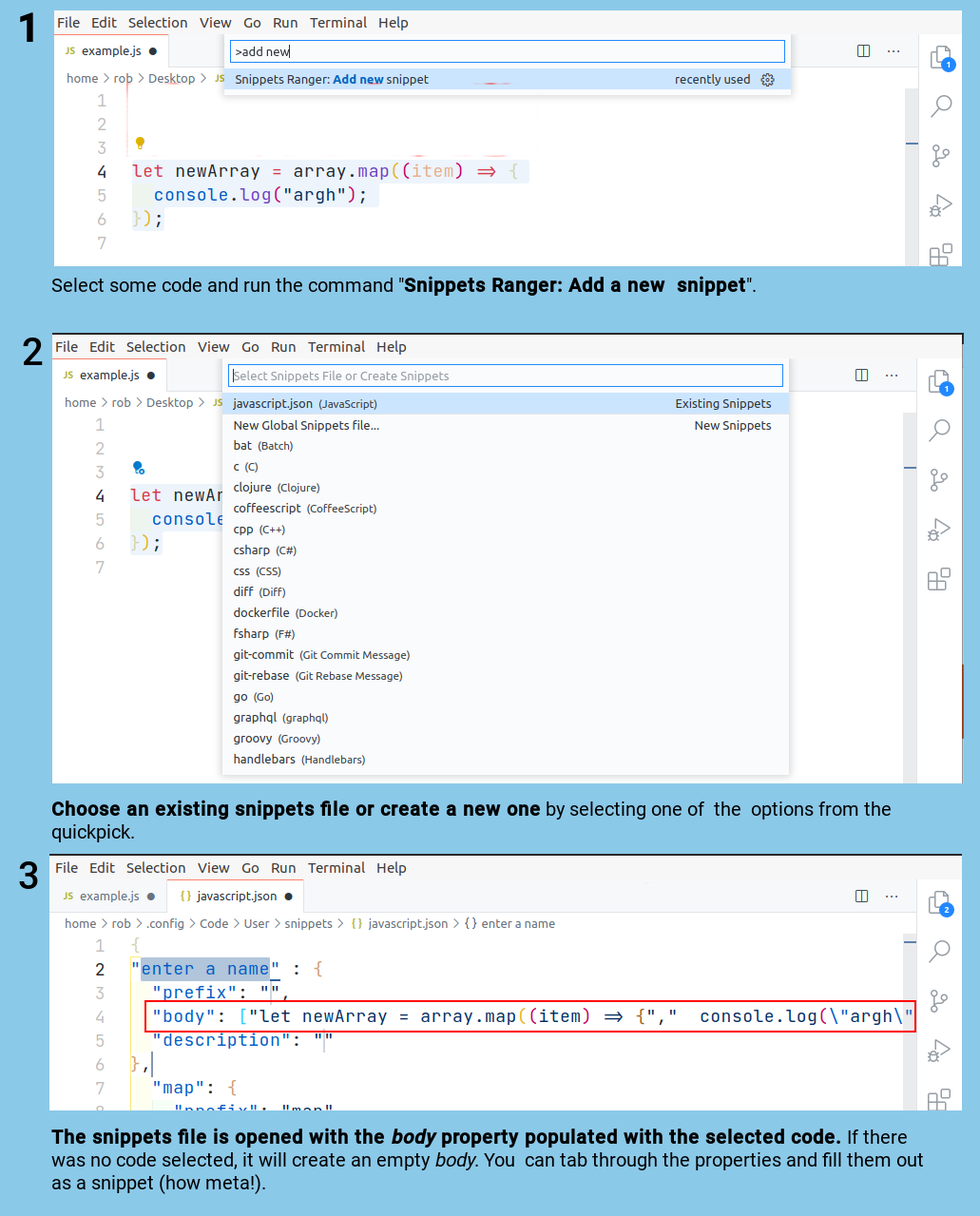
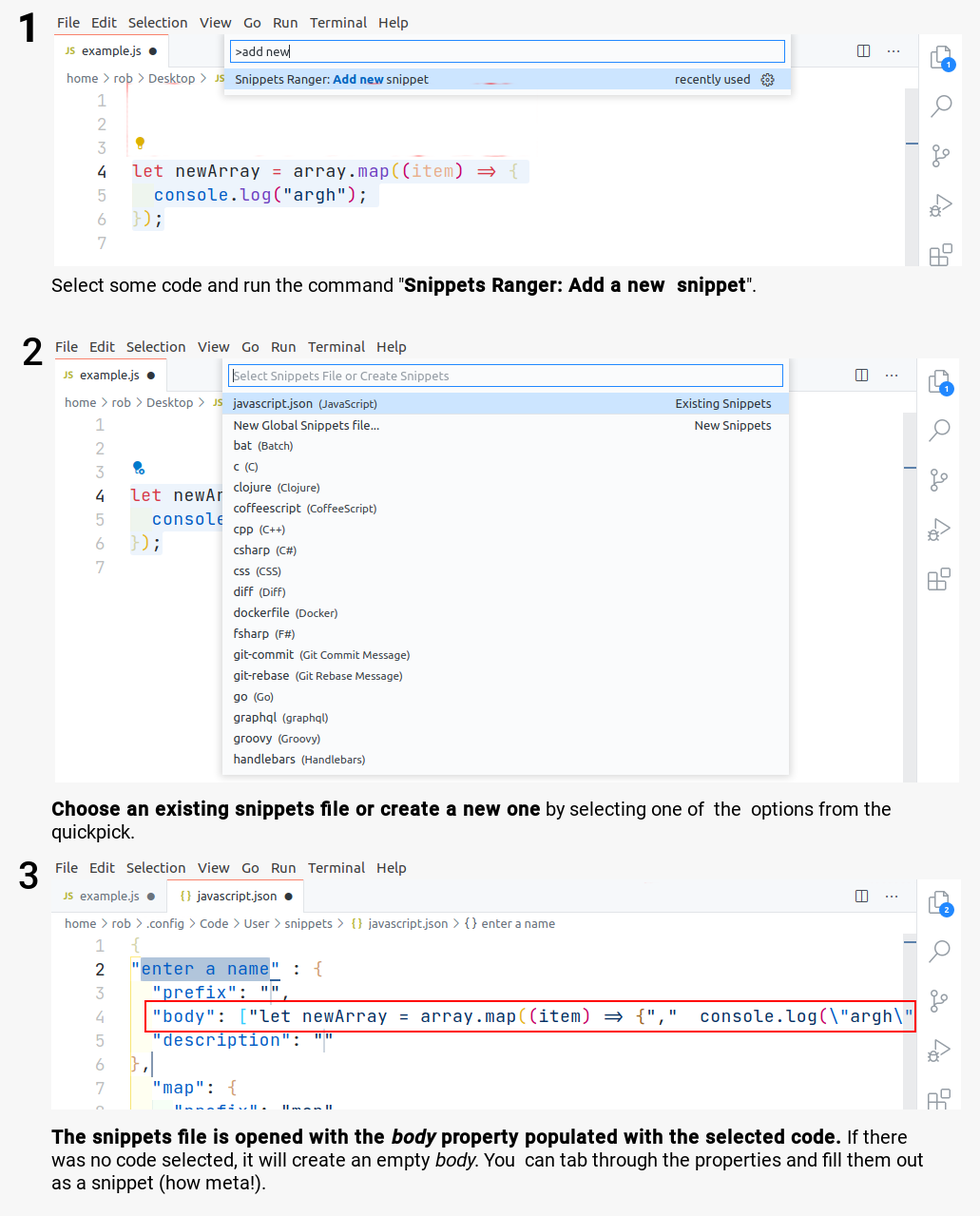
Revision of a layered 980x1216 image; what changed, layer by layer:
moved "Screenshot from 2021-03-30 23-12-52.png" above "Screenshot from 2021-03-30 23-13-01.png", painted on it over <box>52,332,964,784</box>
painted on "Screenshot from 2021-03-30 23-13-01.png" over <box>49,853,962,1111</box>
painted on "Background" over <box>0,0,980,1216</box>
